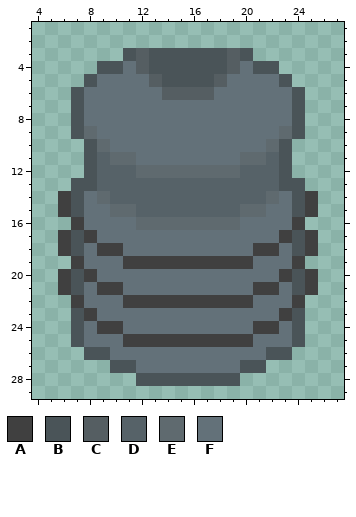
A pixel-art sprite gets an edit: Textures/source_1.png. The picture above was drawn from the file before the commit.
The file is 32x32 pixels. Colours within 5 levels of each other are drawn and written as one. Shown: x 4..27, y 1..29.
Palette (. is transparent): A #404040  B #4a5458  C #555e62  D #566268  E #5f6a6f  F #637179
Pixels before, first column x 6:
 3 .....BCBBBBBBCB.....
 4 ...BBFCBBBBBBCFBB...
 5 ..BFFFFCBBBBCFFFFB..
 6 .BFFFFFFCCCCFFFFFFB.
 7 .BFFFFFFFFFFFFFFFFB.
 8 .BFFFFFFFFFFFFFFFFB.
 9 .BEFFFFFFFFFFFFFFEB.
10 ..BEFFFFFFFFFFFFEB..
11 ..BDEEFFFFFFFFEEDB..
12 ..BDDDEEEEEEEEDDDB..
13 .BBDDDDDDDDDDDDDDBB.
14 ABFEDDDDDDDDDDDDEFBA
15 ABFFEEDDDDDDDDEEFFBA
16 .AFFFFEEEEEEEEFFFFA.
17 ABAFFFFFFFFFFFFFFABA
18 ABFAAFFFFFFFFFFAAFBA
19 .AFFFAAAAAAAAAAFFFA.
20 ABAFFFFFFFFFFFFFFABA
21 ABFAAFFFFFFFFFFAAFBA
22 .AFFFAAAAAAAAAAFFFA.
23 .BAFFFFFFFFFFFFFFAB.
24 .BFAAFFFFFFFFFFAAFB.
25 .BFFFAAAAAAAAAAFFFB.
26 ..BBFFFFFFFFFFFFBB..
27 ....BBFFFFFFFFBB....
28 ......BBBBBBBB......
Once edited:
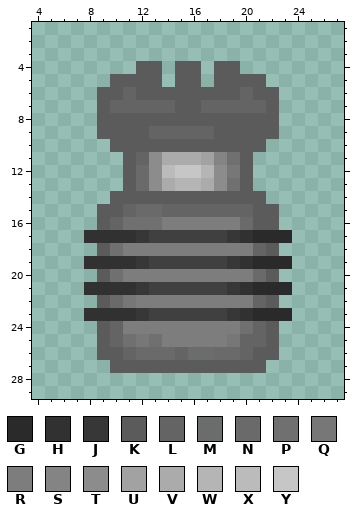
Colours new in this view: G #2a2a2a  H #313131  J #373737  K #5b5b5b  L #646464  M #6a6a6af7  N #6a6a6a  P #707070  Q #777777  R #7d7d7d  S #848484  T #8c8c8c  U #a2a2a2  V #ababab  W #b5b5b5  X #bbbbbb  Y #c6c6c6
The edit:
Changed rows in their new state; - is an unchanged pixel.
first column x 6:
 3 -----..........-----
 4 ---...KK.KK.KK...---
 5 --..KKKK.KK.KKKK..--
 6 -..KKLKKKKKKKKLKK..-
 7 -..KLLLLLKKLLLLLK..-
 8 -..KKKKKKKKKKKKKK..-
 9 -..KKKKLLLLLKKKKK..-
10 --..KKKKKKKKKKKK..--
11 --...KLTVVVUSPK...--
12 --...KNTXYYWTQK...--
13 -....KNTVWWVTPK....-
14 ....KKKKKKKKKKKK....
15 ...KKLNNLLLLLLLKK...
16 -..KLPPPRRRRRRNKK..-
17 ..HHHHJAAAAAAJHGGG..
18 ...KPRRRRRRRRRRLK...
19 -.HHHHJ------JHGGG.-
20 ...KPRRRRRRRRRRNK...
21 ..HHHHJAAAAAAJHGGG..
22 -..KNQRRRRRRRRRLK..-
23 -.HHHHJAAAAAAJHGGG.-
24 -..KLRRRRRRRRRPLK..-
25 -..KLPQPRRRRRQLLK..-
26 --.KKLNNNLMMNNLKK.--
27 ----KKKKKKKKKKKK----
28 ------........------
Pixel boxes of the changes (left, top, right, bottom) in both pictures:
changed: (58, 48, 318, 386)
